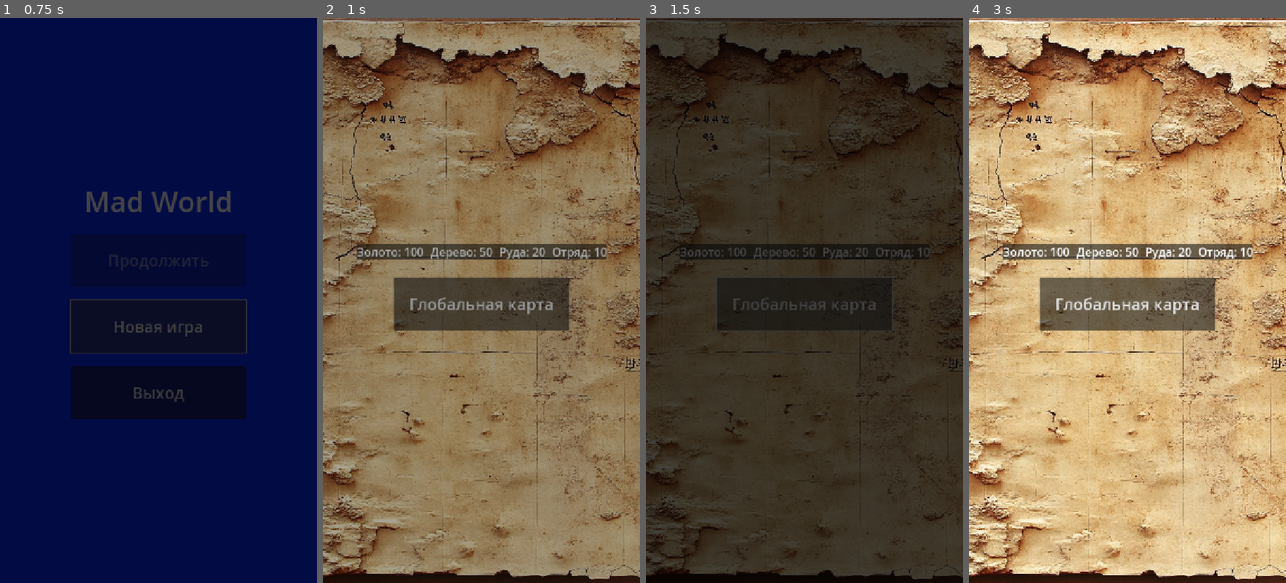
Above: before the commit, frames 1-4 (left to right).
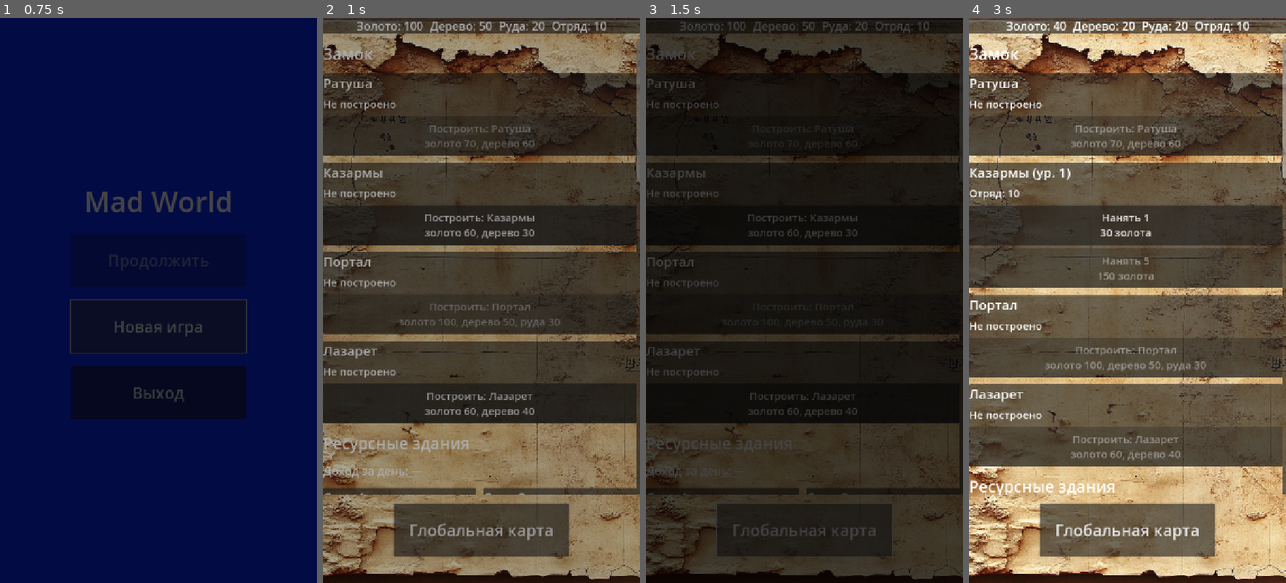
Above: after the commit, the same moments.

Repository: Alsaxar/Mad_World_Alsaxar
Game: Godot game, scene res://scenes/main_menu.tscn
Same seed, same stepped clock (60 frames per second), same inputs: the game is played once before the commit and once after it.
Inputs:
- Up to frame 1 (0.75 s): click "Новая игра" at 0.5 s
- Up to frame 2 (1 s): no input
- Up to frame 3 (1.5 s): click "Глобальная карта" at 1.25 s
- Up to frame 4 (3 s): click "Домой" at 2 s; click "Построить: Казармы золото 60,…" at 2.75 s

Frame 1 is identical in both runs. In frame 2, 63% of the frame differs, in the area x 0-100%, y 0-96%; in frame 3, 53%; in frame 4, 70%.

Commit message:
version 0.12

Diff:
--- a/scenes/base.tscn
+++ b/scenes/base.tscn
@@ -31,15 +31,9 @@
 
 [node name="Layout" type="VBoxContainer" parent="."]
 layout_mode = 1
-anchors_preset = 8
-anchor_left = 0.5
-anchor_top = 0.5
-anchor_right = 0.5
-anchor_bottom = 0.5
-offset_left = -200.0
-offset_top = -108.5
-offset_right = 200.0
-offset_bottom = 108.5
+anchors_preset = 15
+anchor_right = 1.0
+anchor_bottom = 1.0
 grow_horizontal = 2
 grow_vertical = 2
 theme_override_constants/separation = 20
--- a/scenes/world_map.tscn
+++ b/scenes/world_map.tscn
@@ -56,17 +56,20 @@
 
 [node name="Mine" parent="Points" instance=ExtResource("3_qj3iy")]
 position = Vector2(672, 224)
+instance_id = &"poi_gold_mine_001"
 poi_name = "Шахта"
 color = Color(0.35933852, 0.39873096, 0.4717912, 1)
 
 [node name="BanditCamp" parent="Points" instance=ExtResource("3_qj3iy")]
 position = Vector2(736, 736)
+instance_id = &"poi_bandit_camp_001"
 poi_name = "Лагерь разбойников"
 color = Color(1, 0.40784314, 0, 1)
 kind = "camp"
 
 [node name="LightAltar" parent="Points" instance=ExtResource("3_qj3iy")]
 position = Vector2(224, 1056)
+instance_id = &"poi_altar_001"
 poi_name = "Алтарь света"
 color = Color(0.9999998, 0.9176843, 0.6001641, 1)
 kind = "altar"
--- a/scripts/base.gd
+++ b/scripts/base.gd
@@ -13,11 +13,32 @@
 	_create_slots()
 	_update_income()
 
+#func _create_slots() -> void:
+	#for id: String in BuildingDB.SPECIAL_SLOTS:
+		#_add_slot(special_box, id, BuildingDB.BUILDINGS[id]["name"], [id])
+	#for i in BuildingDB.RESOURCE_SLOT_COUNT:
+		#_add_slot(resource_grid, "res_%d" % i, "Слот %d" % (i + 1), BuildingDB.RESOURCE_TYPES)
+
+
 func _create_slots() -> void:
 	for id: String in BuildingDB.SPECIAL_SLOTS:
-		_add_slot(special_box, id, BuildingDB.BUILDINGS[id]["name"], [id])
-	for i in BuildingDB.RESOURCE_SLOT_COUNT:
-		_add_slot(resource_grid, "res_%d" % i, "Слот %d" % (i + 1), BuildingDB.RESOURCE_TYPES)
+		_add_slot(
+			special_box,
+			id,
+			BuildingDB.BUILDINGS[id]["name"],
+			[id]
+		)
+
+	for i in range(GameIds.RESOURCE_SLOT_COUNT):
+		var slot_id := String(GameIds.resource_slot_id(i))
+		var title := "Слот %d" % (i + 1)
+		_add_slot(
+			resource_grid,
+			slot_id,
+			title,
+			BuildingDB.RESOURCE_TYPES
+		)
+
 
 func _add_slot(parent: Container, id: String, title: String, types: Array) -> void:
 	var slot: BuildingSlot = SLOT_SCENE.instantiate()
--- /dev/null
+++ b/scripts/game_ids.gd
@@ -0,0 +1,34 @@
+
+class_name GameIds
+extends RefCounted
+
+# Фиксированные слоты домашнего экрана.
+const SLOT_TOWN_HALL: StringName = &"town_hall"
+const SLOT_BARRACKS: StringName = &"barracks"
+const SLOT_PORTAL: StringName = &"portal"
+const SLOT_INFIRMARY: StringName = &"infirmary"
+
+# Типы зданий.
+const BUILDING_TOWN_HALL: StringName = &"town_hall"
+const BUILDING_BARRACKS: StringName = &"barracks"
+const BUILDING_PORTAL: StringName = &"portal"
+const BUILDING_INFIRMARY: StringName = &"infirmary"
+const BUILDING_WAREHOUSE: StringName = &"warehouse"
+const BUILDING_GOLD_MINE: StringName = &"gold_mine"
+const BUILDING_SAWMILL: StringName = &"sawmill"
+const BUILDING_ORE_MINE: StringName = &"ore_mine"
+
+# Типы объектов глобальной карты.
+const POI_GOLD_MINE: StringName = &"gold_mine"
+const POI_BANDIT_CAMP: StringName = &"bandit_camp"
+const POI_ALTAR: StringName = &"altar"
+
+# Уникальные экземпляры уже размещённых объектов карты.
+const POI_MINE_001: StringName = &"poi_gold_mine_001"
+const POI_BANDIT_CAMP_001: StringName = &"poi_bandit_camp_001"
+const POI_ALTAR_001: StringName = &"poi_altar_001"
+
+const RESOURCE_SLOT_COUNT: int = 12
+
+static func resource_slot_id(index: int) -> StringName:
+	return StringName("resource_slot_%03d" % (index + 1))
--- a/scripts/poi.gd
+++ b/scripts/poi.gd
@@ -1,6 +1,7 @@
 class_name Poi
 extends Node2D
 
+@export var instance_id: StringName = &""
 @export var poi_name := "Точка"
 @export var color := Color.GOLD
 @export_enum("mine", "altar", "camp") var kind: String = "mine"
@@ -12,5 +13,8 @@
 	body.color = color
 	name_label.text = poi_name
 
+	if instance_id == &"":
+		push_warning("У объекта карты не назначен instance_id: " + str(name))
+
 func set_used(used: bool) -> void:
 	modulate.a = 0.4 if used else 1.0
--- a/scripts/world_map.gd
+++ b/scripts/world_map.gd
@@ -29,8 +29,14 @@
 	_build_grid()
 	hero.position = _cell_to_world(GameState.hero_cell)
 	camera.reset_smoothing()  # чтобы камера не «доезжала» от старой позиции
+	#for poi: Poi in points.get_children():
+		#poi.set_used(GameState.used_points.has(String(poi.name)))
 	for poi: Poi in points.get_children():
-		poi.set_used(GameState.used_points.has(String(poi.name)))
+		if poi.instance_id == &"":
+			push_error("У точки карты нет instance_id: " + str(poi.name))
+			continue
+
+			poi.set_used(GameState.used_points.has(String(poi.instance_id)))
 
 	hero.step_finished.connect(_on_hero_step_finished)
 	hero.path_finished.connect(_on_hero_path_finished)
@@ -91,7 +97,8 @@
 	SaveManager.save_game()
 
 func _interact(poi: Poi) -> void:
-	var id := String(poi.name)
+	#var id := String(poi.name)
+	var id := String(poi.instance_id)
 	if GameState.used_points.has(id):
 		_show_message("%s: сегодня здесь уже нечего делать" % poi.poi_name)
 		return
@@ -113,7 +120,8 @@
 			SceneManager.change_scene("res://scenes/battle.tscn")
 
 func _mark_used(poi: Poi) -> void:
-	GameState.used_points[String(poi.name)] = true
+	#GameState.used_points[String(poi.name)] = true
+	GameState.used_points[String(poi.instance_id)] = true
 	poi.set_used(true)
 
 func _on_base_button_pressed() -> void:
Not shown, added: scripts/game_ids.gd.uid
